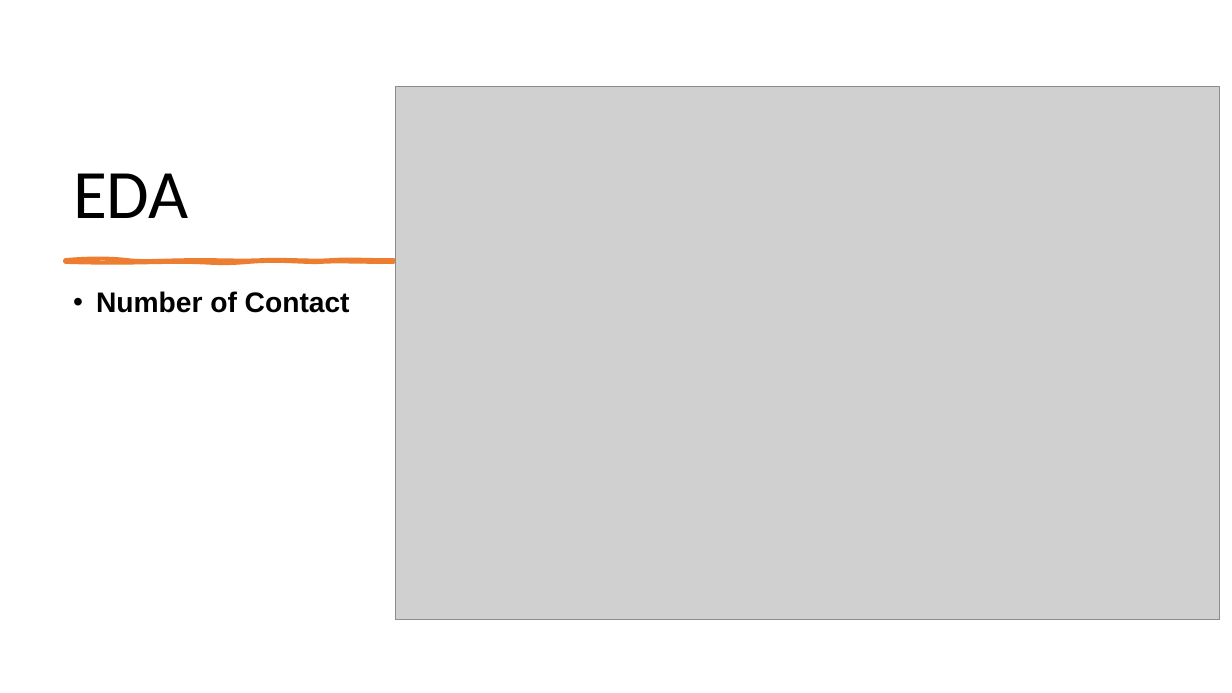
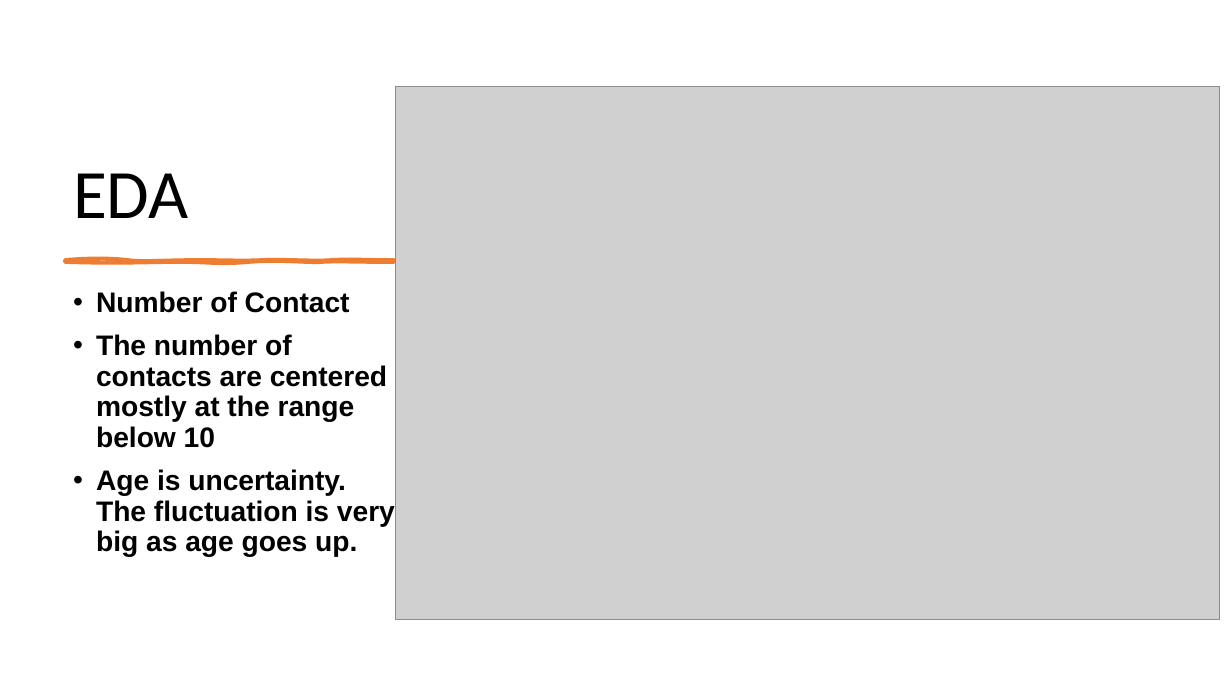
Before and after one commit to Zeruuuuu/ML-implementation, a slide deck: slide 10 of Week 11 presentation/Presentation2.pptx. Drawn at 1232x693 pixels with LibreOffice and Linux fonts; fonts in the diff are those of the drawing; grey boxes stand for pictures. Boxes give left, top, right and bottom in pixels: in the first picture for what was removed or moved away, otherwise in the second. Text is boxed around its words. In the diff, an @@ line names an element or a change of style, - is before the commit and + after.

```diff
--- a/Week 11 presentation/Presentation2.pptx
+++ b/Week 11 presentation/Presentation2.pptx
@@ text at (96, 334, 395, 557): paragraphs added @@
+• The number of contacts are centered mostly at the range below 10
+• Age is uncertainty. The fluctuation is very big as age goes up.
```
Also in this commit, not shown: 4 other slides changed, 2 other files.
